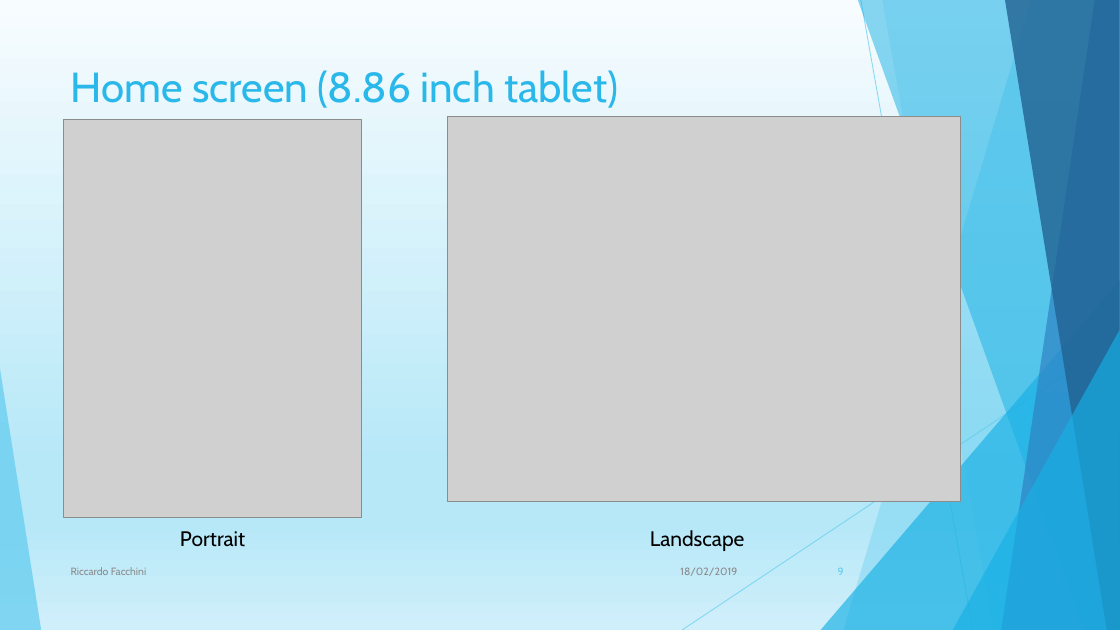
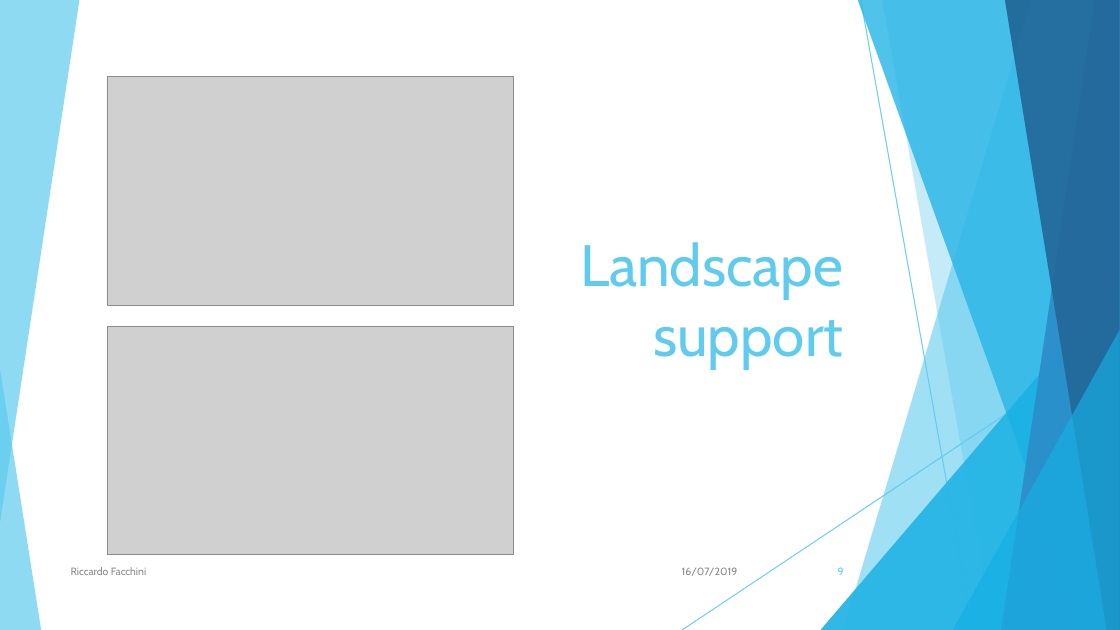
Before and after one commit to Riccardo95Facchini/Reservation, a slide deck: slide 9 of Presentation/Presentation.pptx. Drawn at 1120x630 pixels with LibreOffice and Linux fonts; fonts in the diff are those of the drawing; grey boxes stand for pictures. Boxes give left, top, right and bottom in pixels: in the first picture for what was removed or moved away, otherwise in the second. Text is boxed around its words. In the diff, an @@ line names an element or a change of style, - is before the commit and + after.

```diff
--- a/Presentation/Presentation.pptx
+++ b/Presentation/Presentation.pptx
@@ background gradient #F7FCFE to #B7E8F8 to #CFEFFA to #FFFFFF @@
@@ title removed at (71, 70, 618, 108) @@
-Home screen (8.86 inch tablet)
@@ picture added at (107, 76, 513, 305) @@
@@ picture removed at (447, 117, 960, 502) @@
@@ picture removed at (64, 120, 362, 518) @@
@@ title added at (580, 242, 843, 369), 50 pt, text #5FCBEF @@
+Landscape support
@@ picture added at (107, 327, 513, 555) @@
@@ group added at (0, 0, 1120, 630): 6 freeform shapes, 2 lines, 2 triangles @@
@@ text removed at (180, 531, 245, 547) @@
-Portrait
@@ text removed at (650, 530, 745, 551) @@
-Landscape
@@ text "Riccardo Facchini" at (71, 567, 146, 575): more space between paragraphs @@
@@ text at (682, 567, 738, 576): text changed @@
-18/02/2019
+16/07/2019
@@ page number at (838, 567, 844, 575): more space between paragraphs @@
```
Also in this commit, not shown: 6 other slides changed, 10 slides added, 3 slides removed, 8 other files.
